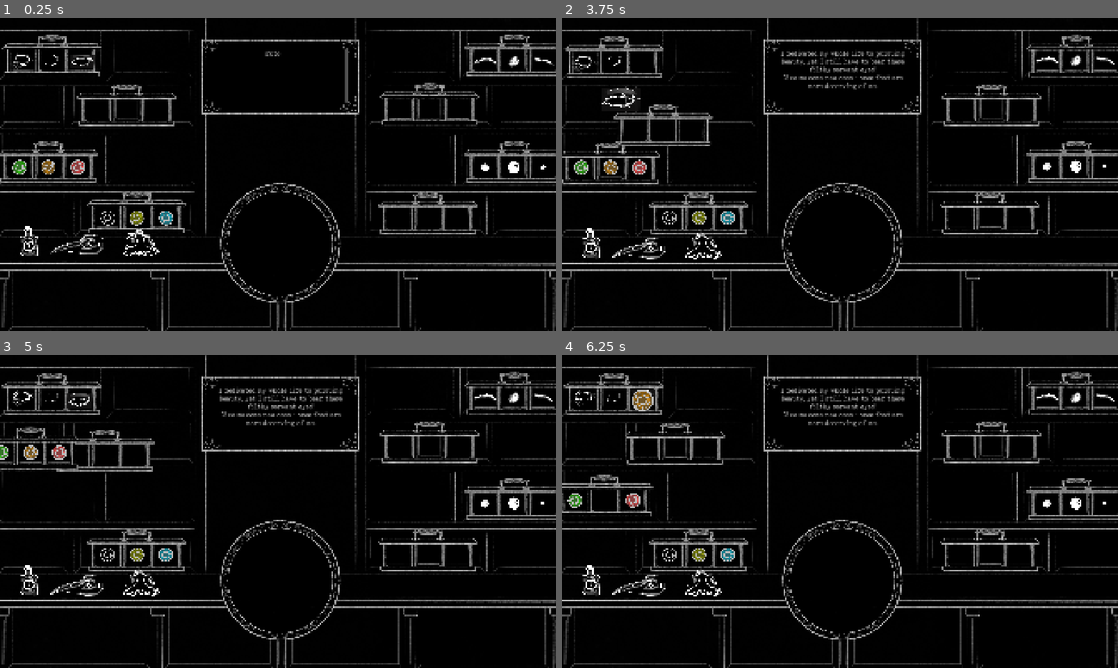
Above: before the commit, frames 1-4 (two rows, left to right).
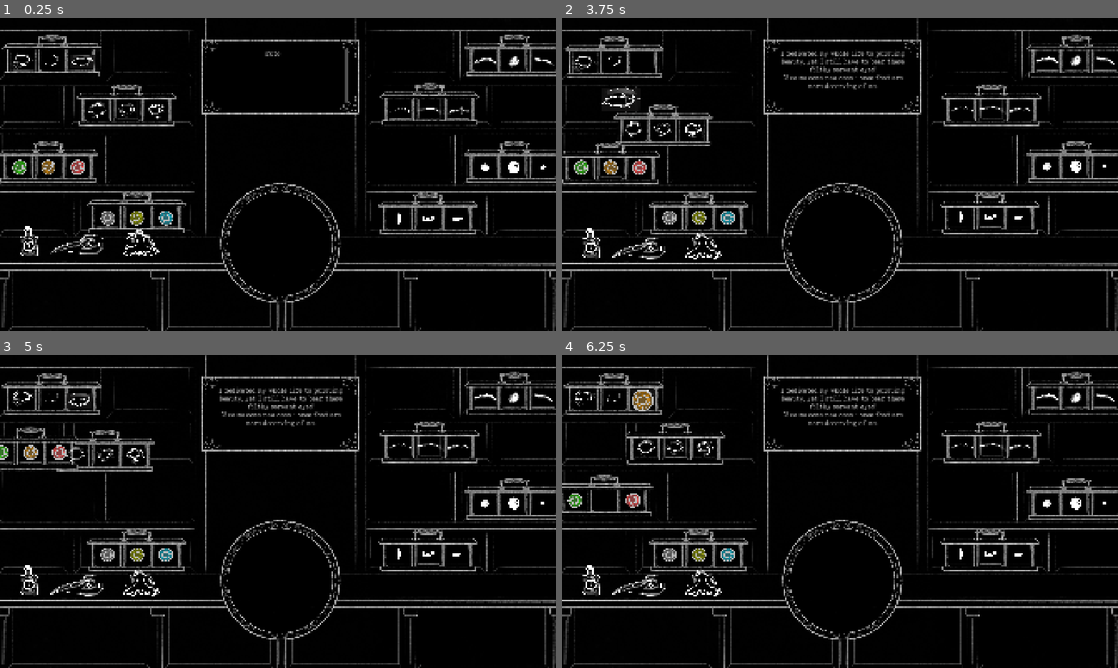
Above: after the commit, the same moments.

Repository: MarkusSecundus/Gamestudies-Experiment
Game: Godot game, scene res://scenes/MainScene.tscn
Same seed, same stepped clock (60 frames per second), same inputs: the game is played once before the commit and once after it. Sound files missing from this copy of the repository are replaced by a short silence.
Inputs (mouse positions are in pixels of both pictures, inside the frame that each line leads up to):
- Up to frame 1 (0.25 s): no input
- Up to frame 2 (3.75 s): drag from (612, 36) to (689, 86) at 0.52 s; drag from (628, 89) to (578, 168) at 1.27 s; move the mouse to (623, 68) at 2.02 s; click (623, 68) at 2.17 s; drag from (645, 61) to (578, 168) at 2.77 s; drag from (689, 86) to (612, 143) at 3.52 s
- Up to frame 3 (5 s): drag from (50, 480) to (22, 398) at 4.27 s
- Up to frame 4 (6.25 s): move the mouse to (562, 452) at 5.02 s; click (562, 452) at 5.17 s; drag from (600, 492) to (639, 398) at 5.77 s

The runs differ from the first frame. In frame 1, 0.4% of the frame differs, in the area x 15-85%, y 26-66%; in frame 2, 0.4%; in frame 3, 0.4%; in frame 4, 0.4%.

Commit message:
add all eye parts

Diff:
--- a/scenes/MainScene.tscn
+++ b/scenes/MainScene.tscn
@@ -316,6 +316,66 @@
 [node name="Shapes2" parent="EyeHolders" instance=ExtResource("39_f4jp2")]
 position = Vector2(436, 267)
 
+[node name="Eye4" type="Node2D" parent="EyeHolders/Shapes2"]
+position = Vector2(-96.999985, 52.999985)
+script = ExtResource("6_doyhq")
+
+[node name="Sprite" type="Sprite2D" parent="EyeHolders/Shapes2/Eye4"]
+scale = Vector2(0.082, 0.082)
+texture = ExtResource("10_25dfr")
+region_enabled = true
+region_rect = Rect2(178.67114, 425, 857.32886, 799)
+
+[node name="Holder" type="Area2D" parent="EyeHolders/Shapes2/Eye4"]
+scale = Vector2(1.0000001, 1.0000001)
+
+[node name="CollisionShape2D" type="CollisionShape2D" parent="EyeHolders/Shapes2/Eye4/Holder"]
+position = Vector2(-1.5258787e-05, -1.9999845)
+shape = SubResource("CircleShape2D_doyhq")
+
+[node name="SelfAnchor" type="Node2D" parent="EyeHolders/Shapes2/Eye4"]
+scale = Vector2(1.0000001, 1.0000001)
+
+[node name="Eye5" type="Node2D" parent="EyeHolders/Shapes2"]
+position = Vector2(3.0000153, 52.999985)
+script = ExtResource("6_doyhq")
+
+[node name="Sprite" type="Sprite2D" parent="EyeHolders/Shapes2/Eye5"]
+scale = Vector2(0.082, 0.082)
+texture = ExtResource("11_kjvyo")
+region_enabled = true
+region_rect = Rect2(178.67114, 425, 857.32886, 799)
+
+[node name="Holder" type="Area2D" parent="EyeHolders/Shapes2/Eye5"]
+scale = Vector2(1.0000001, 1.0000001)
+
+[node name="CollisionShape2D" type="CollisionShape2D" parent="EyeHolders/Shapes2/Eye5/Holder"]
+position = Vector2(-1.5258787e-05, -1.9999845)
+shape = SubResource("CircleShape2D_doyhq")
+
+[node name="SelfAnchor" type="Node2D" parent="EyeHolders/Shapes2/Eye5"]
+scale = Vector2(1.0000001, 1.0000001)
+
+[node name="Eye6" type="Node2D" parent="EyeHolders/Shapes2"]
+position = Vector2(101.000015, 52.999985)
+script = ExtResource("6_doyhq")
+
+[node name="Sprite" type="Sprite2D" parent="EyeHolders/Shapes2/Eye6"]
+scale = Vector2(0.082, 0.082)
+texture = ExtResource("12_2phbr")
+region_enabled = true
+region_rect = Rect2(178.67114, 425, 857.32886, 799)
+
+[node name="Holder" type="Area2D" parent="EyeHolders/Shapes2/Eye6"]
+scale = Vector2(1.0000001, 1.0000001)
+
+[node name="CollisionShape2D" type="CollisionShape2D" parent="EyeHolders/Shapes2/Eye6/Holder"]
+position = Vector2(-1.5258787e-05, -1.9999845)
+shape = SubResource("CircleShape2D_doyhq")
+
+[node name="SelfAnchor" type="Node2D" parent="EyeHolders/Shapes2/Eye6"]
+scale = Vector2(1.0000001, 1.0000001)
+
 [node name="Irises1" parent="EyeHolders" instance=ExtResource("39_f4jp2")]
 position = Vector2(166, 462)
 
@@ -405,12 +465,11 @@
 
 [node name="Sprite" type="Sprite2D" parent="EyeHolders/Irises2/Iris4"]
 scale = Vector2(0.14256983, 0.14256983)
-texture = ExtResource("5_u55b3")
+texture = ExtResource("15_ye0jt")
 region_enabled = true
 region_rect = Rect2(412, 598, 394, 394)
 
 [node name="Lineart" type="Sprite2D" parent="EyeHolders/Irises2/Iris4/Sprite"]
-visible = false
 texture = ExtResource("5_u55b3")
 region_enabled = true
 region_rect = Rect2(412, 598, 394, 394)
@@ -543,6 +602,68 @@
 [node name="Eyebrows2" parent="EyeHolders" instance=ExtResource("39_f4jp2")]
 position = Vector2(1482, 266)
 
+[node name="Eyebrow4" type="Node2D" parent="EyeHolders/Eyebrows2"]
+position = Vector2(-97, 56)
+script = ExtResource("6_doyhq")
+type = 1
+
+[node name="Sprite" type="Sprite2D" parent="EyeHolders/Eyebrows2/Eyebrow4"]
+scale = Vector2(0.082, 0.082)
+texture = ExtResource("10_08o8g")
+region_enabled = true
+region_rect = Rect2(192, 193, 937, 326)
+
+[node name="Holder" type="Area2D" parent="EyeHolders/Eyebrows2/Eyebrow4"]
+scale = Vector2(1.0000001, 1.0000001)
+
+[node name="CollisionShape2D" type="CollisionShape2D" parent="EyeHolders/Eyebrows2/Eyebrow4/Holder"]
+position = Vector2(-1.5258787e-05, -1.9999845)
+shape = SubResource("CircleShape2D_doyhq")
+
+[node name="SelfAnchor" type="Node2D" parent="EyeHolders/Eyebrows2/Eyebrow4"]
+scale = Vector2(1.0000001, 1.0000001)
+
+[node name="Eyebrow5" type="Node2D" parent="EyeHolders/Eyebrows2"]
+position = Vector2(1, 56)
+script = ExtResource("6_doyhq")
+type = 1
+
+[node name="Sprite" type="Sprite2D" parent="EyeHolders/Eyebrows2/Eyebrow5"]
+scale = Vector2(0.089100756, 0.089100756)
+texture = ExtResource("11_0cxu4")
+region_enabled = true
+region_rect = Rect2(86, 241, 1118, 360)
+
+[node name="Holder" type="Area2D" parent="EyeHolders/Eyebrows2/Eyebrow5"]
+scale = Vector2(1.0000001, 1.0000001)
+
+[node name="CollisionShape2D" type="CollisionShape2D" parent="EyeHolders/Eyebrows2/Eyebrow5/Holder"]
+shape = SubResource("CircleShape2D_doyhq")
+
+[node name="SelfAnchor" type="Node2D" parent="EyeHolders/Eyebrows2/Eyebrow5"]
+scale = Vector2(1.0000001, 1.0000001)
+
+[node name="Eyebrow6" type="Node2D" parent="EyeHolders/Eyebrows2"]
+position = Vector2(104, 56)
+script = ExtResource("6_doyhq")
+type = 1
+
+[node name="Sprite" type="Sprite2D" parent="EyeHolders/Eyebrows2/Eyebrow6"]
+position = Vector2(2.0000134, 0)
+scale = Vector2(0.082, 0.08265571)
+texture = ExtResource("12_xnxdc")
+region_enabled = true
+region_rect = Rect2(146, 96, 984, 377)
+
+[node name="Holder" type="Area2D" parent="EyeHolders/Eyebrows2/Eyebrow6"]
+scale = Vector2(1.0000001, 1.0000001)
+
+[node name="CollisionShape2D" type="CollisionShape2D" parent="EyeHolders/Eyebrows2/Eyebrow6/Holder"]
+shape = SubResource("CircleShape2D_doyhq")
+
+[node name="SelfAnchor" type="Node2D" parent="EyeHolders/Eyebrows2/Eyebrow6"]
+scale = Vector2(1.0000001, 1.0000001)
+
 [node name="Pupils1" parent="EyeHolders" instance=ExtResource("39_f4jp2")]
 position = Vector2(1774, 465)
 
@@ -609,6 +730,67 @@
 
 [node name="Pupils2" parent="EyeHolders" instance=ExtResource("39_f4jp2")]
 position = Vector2(1477, 644)
+
+[node name="Pupil4" type="Node2D" parent="EyeHolders/Pupils2"]
+position = Vector2(-96.999985, 52.999985)
+script = ExtResource("6_doyhq")
+type = 3
+
+[node name="Sprite" type="Sprite2D" parent="EyeHolders/Pupils2/Pupil4"]
+scale = Vector2(0.2, 0.2)
+texture = ExtResource("15_a7pbh")
+region_enabled = true
+region_rect = Rect2(527, 670, 149, 280)
+
+[node name="Holder" type="Area2D" parent="EyeHolders/Pupils2/Pupil4"]
+scale = Vector2(1.0000001, 1.0000001)
+
+[node name="CollisionShape2D" type="CollisionShape2D" parent="EyeHolders/Pupils2/Pupil4/Holder"]
+position = Vector2(-1.5258787e-05, -1.9999845)
+shape = SubResource("CircleShape2D_doyhq")
+
+[node name="SelfAnchor" type="Node2D" parent="EyeHolders/Pupils2/Pupil4"]
+scale = Vector2(1.0000001, 1.0000001)
+
+[node name="Pupil5" type="Node2D" parent="EyeHolders/Pupils2"]
+position = Vector2(1.0000002, 52.999985)
+script = ExtResource("6_doyhq")
+type = 3
+
+[node name="Sprite" type="Sprite2D" parent="EyeHolders/Pupils2/Pupil5"]
+scale = Vector2(0.2, 0.2)
+texture = ExtResource("16_ye0jt")
+region_enabled = true
+region_rect = Rect2(474, 708, 243, 183)
+
+[node name="Holder" type="Area2D" parent="EyeHolders/Pupils2/Pupil5"]
+scale = Vector2(1.0000001, 1.0000001)
+
+[node name="CollisionShape2D" type="CollisionShape2D" parent="EyeHolders/Pupils2/Pupil5/Holder"]
+shape = SubResource("CircleShape2D_doyhq")
+
+[node name="SelfAnchor" type="Node2D" parent="EyeHolders/Pupils2/Pupil5"]
+scale = Vector2(1.0000001, 1.0000001)
+
+[node name="Pupil6" type="Node2D" parent="EyeHolders/Pupils2"]
+position = Vector2(104.000015, 52.999985)
+script = ExtResource("6_doyhq")
+type = 3
+
+[node name="Sprite" type="Sprite2D" parent="EyeHolders/Pupils2/Pupil6"]
+scale = Vector2(0.2, 0.199)
+texture = ExtResource("17_7wwop")
+region_enabled = true
+region_rect = Rect2(493, 709, 217, 170)
+
+[node name="Holder" type="Area2D" parent="EyeHolders/Pupils2/Pupil6"]
+scale = Vector2(1.0000001, 1.0000001)
+
+[node name="CollisionShape2D" type="CollisionShape2D" parent="EyeHolders/Pupils2/Pupil6/Holder"]
+shape = SubResource("CircleShape2D_doyhq")
+
+[node name="SelfAnchor" type="Node2D" parent="EyeHolders/Pupils2/Pupil6"]
+scale = Vector2(1.0000001, 1.0000001)
 
 [node name="Decoration" type="Node2D" parent="."]
 
@@ -1136,7 +1318,6 @@
 questions = ExtResource("36_u55b3")
 
 [node name="BigEyeShowcase" type="Control" parent="."]
-visible = false
 modulate = Color(1, 1, 1, 0.45490196)
 layout_mode = 1
 anchor_right = 1.01
@@ -1159,7 +1340,7 @@
 visible = false
 position = Vector2(-12.533447, 2.4665222)
 scale = Vector2(0.49291644, 0.49291644)
-texture = ExtResource("9_kp0ql")
+texture = ExtResource("12_xnxdc")
 
 [node name="Iris" type="Sprite2D" parent="BigEyeShowcase/BigEye"]
 visible = false
@@ -1177,13 +1358,13 @@
 visible = false
 position = Vector2(-12.533447, 2.4665222)
 scale = Vector2(0.49291644, 0.49291644)
-texture = ExtResource("13_mkg2b")
+texture = ExtResource("17_7wwop")
 
 [node name="Eye" type="Sprite2D" parent="BigEyeShowcase/BigEye"]
 visible = false
 position = Vector2(-12.533447, 2.4665222)
 scale = Vector2(0.49291644, 0.49291644)
-texture = ExtResource("8_0ehpd")
+texture = ExtResource("4_o3jky")
 
 [node name="EyePiedestal" type="Node2D" parent="."]
 z_index = 5
@@ -1250,6 +1431,43 @@
 region_enabled = true
 region_rect = Rect2(163.99994, 233, 1015.1999, 416)
 
+[node name="Eyebrow4" type="Node2D" parent="EyePiedestal/Anchors"]
+visible = false
+modulate = Color(1, 1, 1, 0.60784316)
+position = Vector2(14.000001, -93.99994)
+scale = Vector2(3.5798323, 3.5798323)
+
+[node name="Sprite" type="Sprite2D" parent="EyePiedestal/Anchors/Eyebrow4"]
+scale = Vector2(0.082, 0.082)
+texture = ExtResource("10_08o8g")
+region_enabled = true
+region_rect = Rect2(192, 193, 937, 326)
+
+[node name="Eyebrow5" type="Node2D" parent="EyePiedestal/Anchors"]
+visible = false
+modulate = Color(1, 1, 1, 0.54901963)
+position = Vector2(9, -74.99994)
+scale = Vector2(3.2845333, 3.2845333)
+
+[node name="Sprite" type="Sprite2D" parent="EyePiedestal/Anchors/Eyebrow5"]
+scale = Vector2(0.089100756, 0.089100756)
+texture = ExtResource("11_0cxu4")
+region_enabled = true
+region_rect = Rect2(86, 241, 1118, 360)
+
+[node name="Eyebrow6" type="Node2D" parent="EyePiedestal/Anchors"]
+visible = false
+modulate = Color(1, 1, 1, 0.6)
+position = Vector2(0, -114.99994)
+scale = Vector2(3.6038232, 3.6038232)
+
+[node name="Sprite" type="Sprite2D" parent="EyePiedestal/Anchors/Eyebrow6"]
+position = Vector2(2.0000134, 0)
+scale = Vector2(0.082, 0.08265571)
+texture = ExtResource("12_xnxdc")
+region_enabled = true
+region_rect = Rect2(146, 96, 984, 377)
+
 [node name="Iris1" type="Node2D" parent="EyePiedestal/Anchors"]
 visible = false
 modulate = Color(1, 1, 1, 0.5019608)
@@ -1424,6 +1642,42 @@
 region_enabled = true
 region_rect = Rect2(412, 598, 394, 394)
 
+[node name="Pupil4" type="Node2D" parent="EyePiedestal/Anchors"]
+visible = false
+modulate = Color(1, 1, 1, 0.7137255)
+position = Vector2(-4, 39.00006)
+scale = Vector2(1.472696, 1.472696)
+
+[node name="Sprite" type="Sprite2D" parent="EyePiedestal/Anchors/Pupil4"]
+scale = Vector2(0.2, 0.2)
+texture = ExtResource("15_a7pbh")
+region_enabled = true
+region_rect = Rect2(527, 670, 149, 280)
+
+[node name="Pupil5" type="Node2D" parent="EyePiedestal/Anchors"]
+visible = false
+modulate = Color(1, 1, 1, 0.52156866)
+position = Vector2(-5.415, 36)
+scale = Vector2(1.4649297, 1.4649297)
+
+[node name="Sprite" type="Sprite2D" parent="EyePiedestal/Anchors/Pupil5"]
+scale = Vector2(0.2, 0.2)
+texture = ExtResource("16_ye0jt")
+region_enabled = true
+region_rect = Rect2(474, 708, 243, 183)
+
+[node name="Pupil6" type="Node2D" parent="EyePiedestal/Anchors"]
+visible = false
+modulate = Color(1, 1, 1, 0.5372549)
+position = Vector2(-3.755, 34.325)
+scale = Vector2(1.4618834, 1.4618834)
+
+[node name="Sprite" type="Sprite2D" parent="EyePiedestal/Anchors/Pupil6"]
+scale = Vector2(0.2, 0.199)
+texture = ExtResource("17_7wwop")
+region_enabled = true
+region_rect = Rect2(493, 709, 217, 170)
+
 [node name="Eye1" type="Node2D" parent="EyePiedestal/Anchors"]
 visible = false
 modulate = Color(1, 1, 1, 0.6901961)
@@ -1467,6 +1721,42 @@
 texture = ExtResource("4_o3jky")
 region_enabled = true
 region_rect = Rect2(163.99994, 494.84625, 1015.1999, 600.68695)
+
+[node name="Eye4" type="Node2D" parent="EyePiedestal/Anchors"]
+visible = false
+modulate = Color(1, 1, 1, 0.4745098)
+position = Vector2(-2, 43.00006)
+scale = Vector2(3.5526671, 3.5526671)
+
+[node name="Sprite" type="Sprite2D" parent="EyePiedestal/Anchors/Eye4"]
+scale = Vector2(0.082, 0.082)
+texture = ExtResource("10_25dfr")
+region_enabled = true
+region_rect = Rect2(178.67114, 425, 857.32886, 799)
+
+[node name="Eye5" type="Node2D" parent="EyePiedestal/Anchors"]
+visible = false
+modulate = Color(1, 1, 1, 0.69803923)
+position = Vector2(-1.9999999, 43.00006)
+scale = Vector2(3.567142, 3.567142)
+
+[node name="Sprite" type="Sprite2D" parent="EyePiedestal/Anchors/Eye5"]
+scale = Vector2(0.082, 0.082)
+texture = ExtResource("11_kjvyo")
+region_enabled = true
+region_rect = Rect2(178.67114, 425, 857.32886, 799)
+
+[node name="Eye6" type="Node2D" parent="EyePiedestal/Anchors"]
+visible = false
+modulate = Color(1, 1, 1, 0.5686275)
+position = Vector2(-2, 44.00006)
+scale = Vector2(3.601044, 3.601044)
+
+[node name="Sprite" type="Sprite2D" parent="EyePiedestal/Anchors/Eye6"]
+scale = Vector2(0.082, 0.082)
+texture = ExtResource("12_2phbr")
+region_enabled = true
+region_rect = Rect2(178.67114, 425, 857.32886, 799)
 
 [node name="TextBubble" type="Control" parent="."]
 anchors_preset = 0
